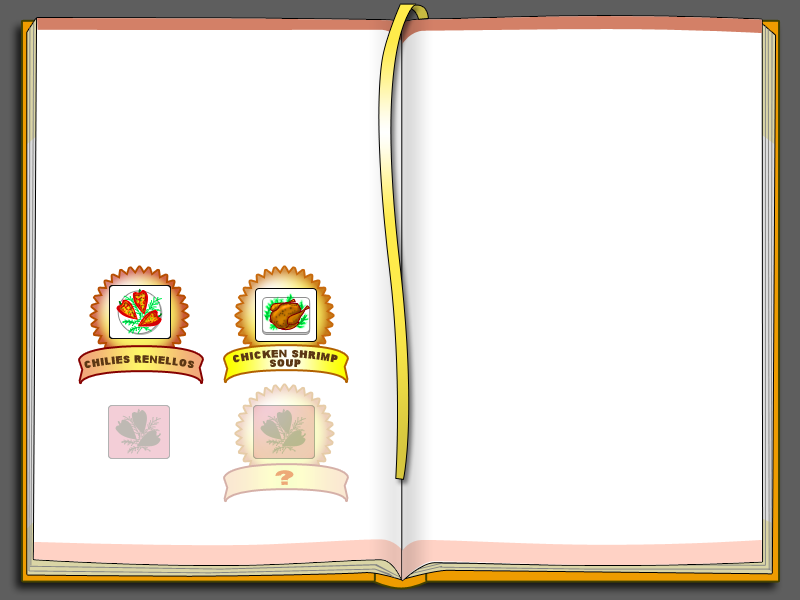
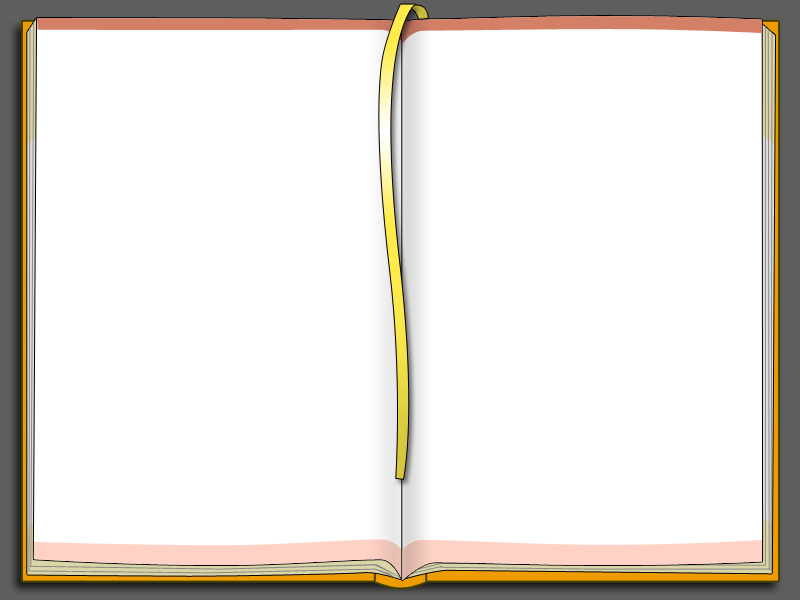
Revision of a layered 800x600 image; what changed, layer by layer:
hid group "рецепты" (13 layers) over [left=80, top=267, right=349, bottom=503]
painted on "Фигура 3 (копия) 5" over [left=403, top=561, right=585, bottom=580]
